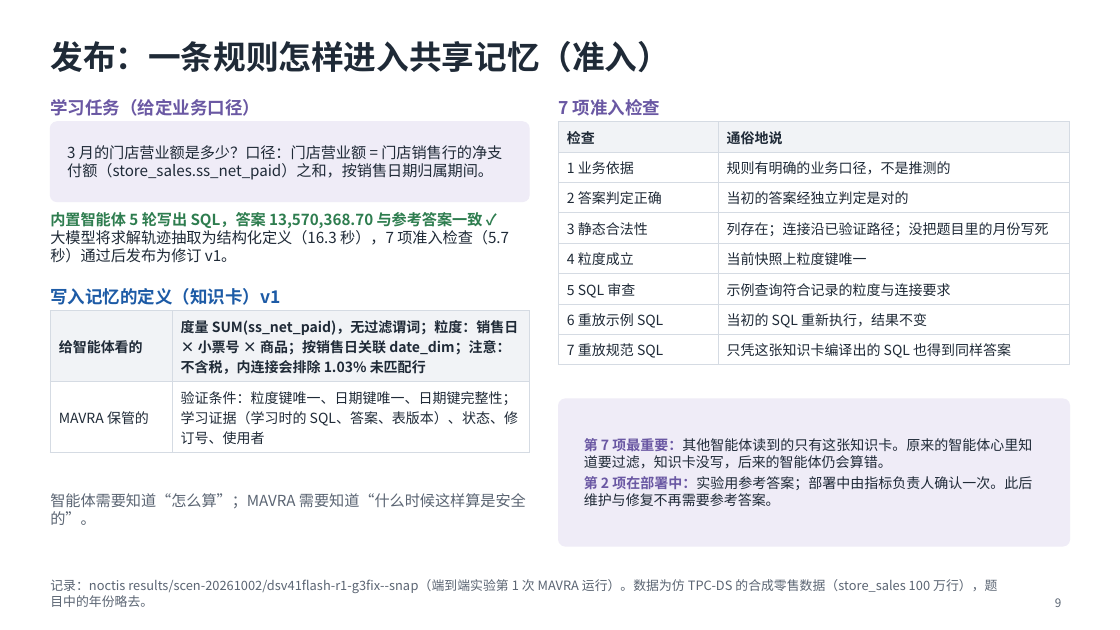
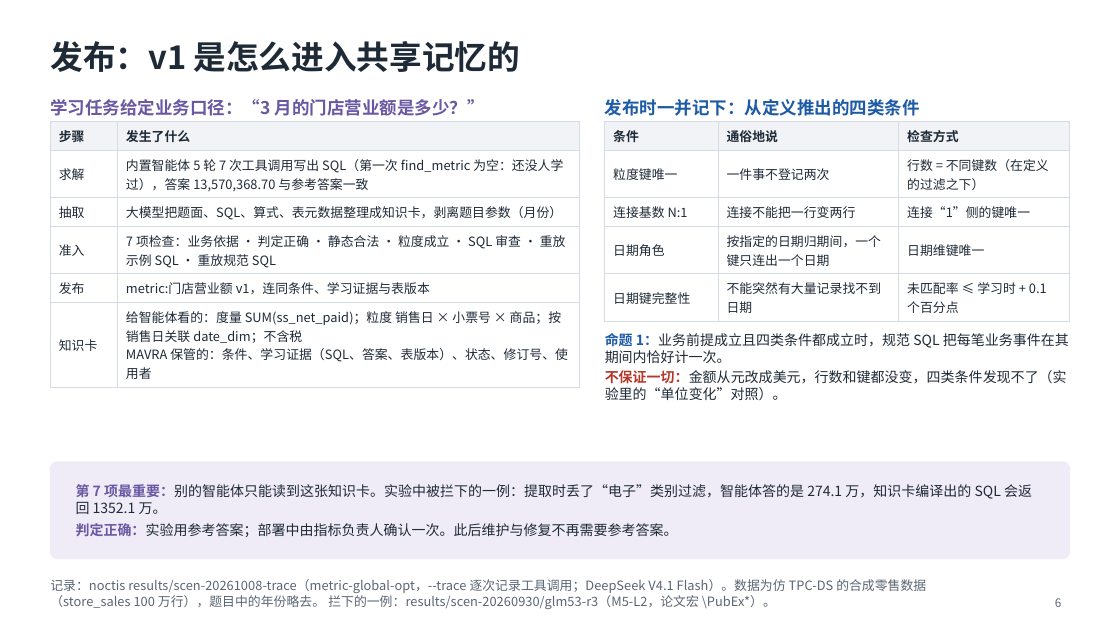
Before and after one commit to mmmttt000045/agent4db-adapter, a slide deck: slide 6 of docs/mavra-system.pptx (slide 9 before the commit). Drawn at 1120x630 pixels with LibreOffice and Linux fonts; fonts in the diff are those of the drawing. Boxes give left, top, right and bottom in pixels: in the first picture for what was removed or moved away, otherwise in the second. Text is boxed around its words. In the diff, an @@ line names an element or a change of style, - is before the commit and + after.

```diff
--- a/docs/mavra-system.pptx
+++ b/docs/mavra-system.pptx
@@ title at box(50, 41, 520, 72): text changed @@
-发布：一条规则怎样进入共享记忆（准入）
+发布：v1 是怎么进入共享记忆的
@@ text at box(50, 99, 485, 116): text changed @@
-学习任务（给定业务口径）
+学习任务给定业务口径：“3 月的门店营业额是多少？”
@@ text at box(605, 99, 920, 116): text changed; text colour #6A58A3 to #1D5BA6 @@
-7 项准入检查
+发布时一并记下：从定义推出的四类条件
@@ rounded rectangle removed at box(50, 122, 529, 202) @@
@@ table added at box(50, 122, 580, 383), 6 rows, 2 columns @@
+步骤 | 发生了什么
+求解 | 内置智能体 5 轮 7 次工具调用写出 SQL（第一次 find_metric 为空：还没人学过），答案 13,570,368.70 与参考答案一致
+抽取 | 大模型把题面、SQL、算式、表元数据整理成知识卡，剥离题目参数（月份）
+准入 | 7 项检查：业务依据 · 判定正确 · 静态合法 · 粒度成立 · SQL 审查 · 重放示例 SQL · 重放规范 SQL
+发布 | metric:门店营业额 v1，连同条件、学习证据与表版本
+知识卡 | 给智能体看的：度量 SUM(ss_net_paid)；粒度 销售日 × 小票号 × 商品；按销售日关联 date_dim；不含税 / MAVRA 保管的：条件、学习证据（SQL、答案、表版本）、状态、修订号、使用者
@@ text removed at box(67, 145, 502, 180) @@
-3 月的门店营业额是多少？口径：门店营业额 = 门店销售行的净支付额（store_sales.ss_net_paid）之和，按销售日期归属期间。
@@ table at box(605, 122, 1070, 317) @@
-检查 | 通俗地说
-1 业务依据 | 规则有明确的业务口径，不是推测的
-2 答案判定正确 | 当初的答案经独立判定是对的
-3 静态合法性 | 列存在；连接沿已验证路径；没把题目里的月份写死
-4 粒度成立 | 当前快照上粒度键唯一
-5 SQL 审查 | 示例查询符合记录的粒度与连接要求
-6 重放示例 SQL | 当初的 SQL 重新执行，结果不变
-7 重放规范 SQL | 只凭这张知识卡编译出的 SQL 也得到同样答案
+条件 | 通俗地说 | 检查方式
+粒度键唯一 | 一件事不登记两次 | 行数 = 不同键数（在定义的过滤之下）
+连接基数 N:1 | 连接不能把一行变两行 | 连接“1”侧的键唯一
+日期角色 | 按指定的日期归期间，一个键只连出一个日期 | 日期维键唯一
+日期键完整性 | 不能突然有大量记录找不到日期 | 未匹配率 ≤ 学习时 + 0.1 个百分点
@@ table: place and size @@
-table at box(559, 122, 1070, 362)
+table at box(605, 122, 1070, 317)
@@ text removed at box(50, 212, 509, 263) @@
-内置智能体 5 轮写出 SQL，答案 13,570,368.70 与参考答案一致 ✓
-大模型将求解轨迹抽取为结构化定义（16.3 秒），7 项准入检查（5.7 秒）通过后发布为修订 v1。
@@ text removed at box(50, 288, 280, 305) @@
-写入记忆的定义（知识卡）v1
@@ table removed at box(50, 311, 529, 448), 2 rows, 2 columns @@
-给智能体看的 | 度量 SUM(ss_net_paid)，无过滤谓词；粒度：销售日 × 小票号 × 商品；按销售日关联 date_dim；注意：不含税，内连接会排除 1.03% 未匹配行
-MAVRA 保管的 | 验证条件：粒度键唯一、日期键唯一、日期键完整性；学习证据（学习时的 SQL、答案、表版本）、状态、修订号、使用者
@@ text added at box(605, 332, 1069, 400), 12 pt, text #1F2A37 @@
+命题 1：业务前提成立且四类条件都成立时，规范 SQL 把每笔业务事件在其期间内恰好计一次。
+不保证一切：金额从元改成美元，行数和键都没变，四类条件发现不了（实验里的“单位变化”对照）。
@@ rounded rectangle: place and size @@
-rounded rectangle at box(559, 399, 1070, 546)
+rounded rectangle at box(50, 462, 1070, 559)
@@ rounded rectangle at box(50, 462, 1070, 559): proportions changed @@
@@ text removed at box(50, 493, 526, 525) @@
-智能体需要知道“怎么算”；MAVRA 需要知道“什么时候这样算是安全的”。
@@ text at box(76, 483, 1032, 537): text changed @@
-第 7 项最重要：其他智能体读到的只有这张知识卡。原来的智能体心里知道要过滤，知识卡没写，后来的智能体仍会算错。
-第 2 项在部署中：实验用参考答案；部署中由指标负责人确认一次。此后维护与修复不再需要参考答案。
+第 7 项最重要：别的智能体只能读到这张知识卡。实验中被拦下的一例：提取时丢了“电子”类别过滤，智能体答的是 274.1 万，知识卡编译出的 SQL 会返回 1352.1 万。
+判定正确：实验用参考答案；部署中由指标负责人确认一次。此后维护与修复不再需要参考答案。
@@ text at box(50, 579, 926, 609): text changed @@
-记录：noctis results/scen-20261002/dsv41flash-r1-g3fix--snap（端到端实验第 1 次 MAVRA 运行）。数据为仿 TPC-DS 的合成零售数据（store_sales 100 万行），题目中的年份略去。
+记录：noctis results/scen-20261008-trace（metric-global-opt，--trace 逐次记录工具调用；DeepSeek V4.1 Flash）。数据为仿 TPC-DS 的合成零售数据（store_sales 100 万行），题目中的年份略去。 拦下的一例：results/scen-20260930/glm53-r3（M5-L2，论文宏 \PubEx*）。
```
Also in this commit, not shown: 3 other slides changed, 2 slides added, 11 slides removed, 2 other files.
